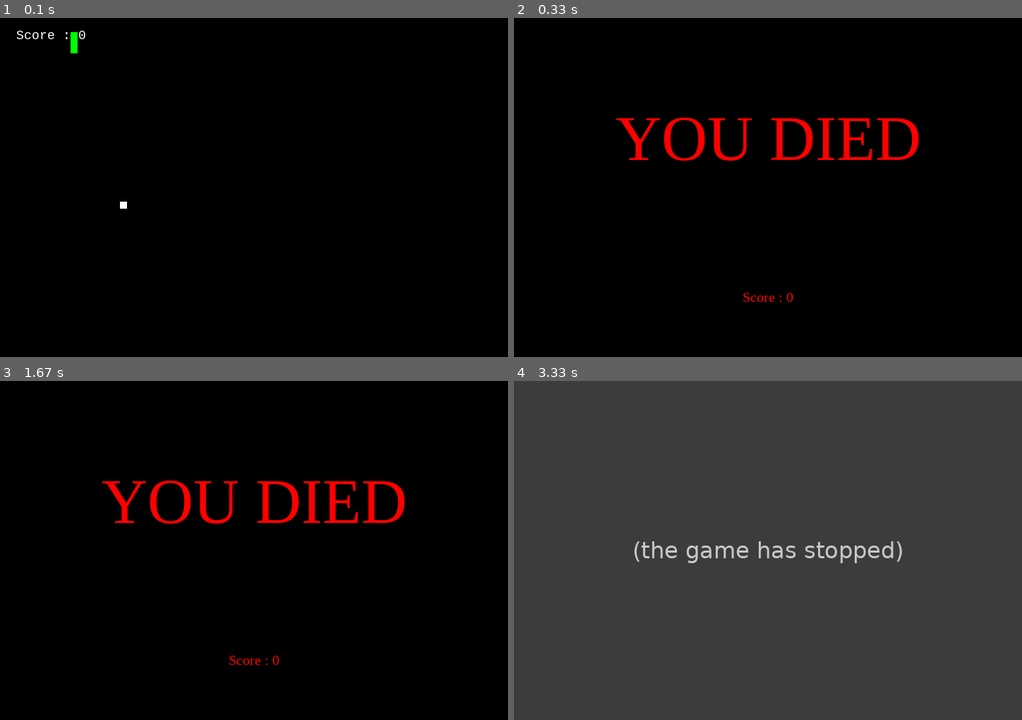
Above: before the commit, frames 1-4 (two rows, left to right).
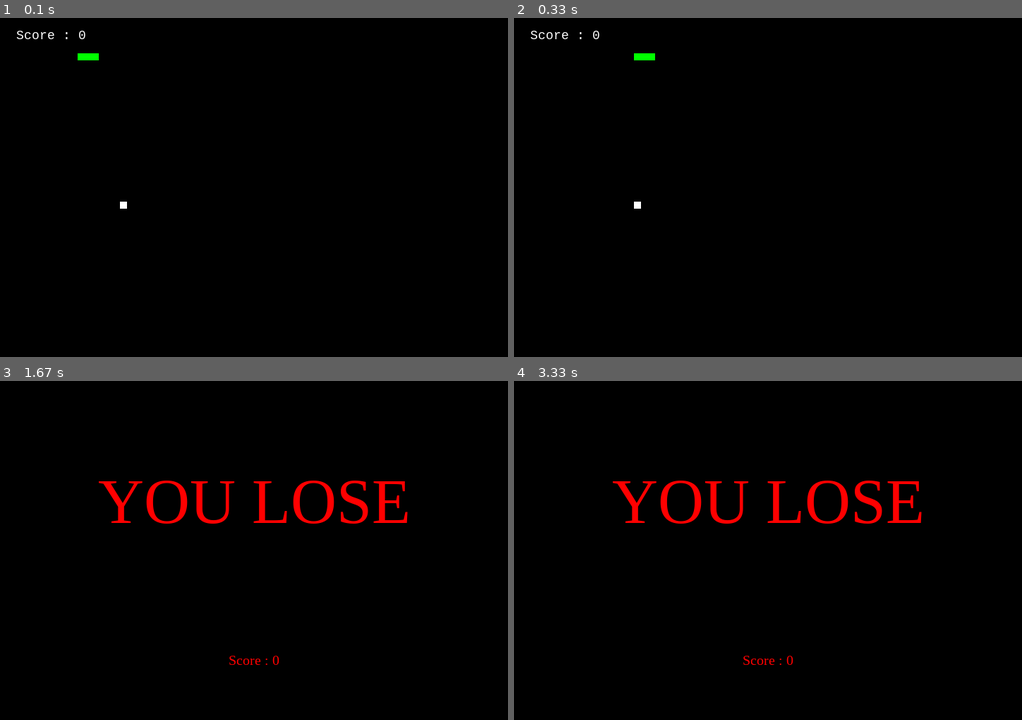
Above: after the commit, the same moments.

Repository: Alsaka-No-One/snake_pygames
Game: pygame game, started from Snake.py
Two runs of this game, one before a commit and one after it. Both use one fixed random seed, a clock stepped at 60 frames per second and the inputs below.
Inputs:
- Up to frame 1 (0.1 s): no input
- Up to frame 2 (0.33 s): no input
- Up to frame 3 (1.67 s): tap Z at 0.33 s
- Up to frame 4 (3.33 s): no input

The runs differ from the first frame. In frame 1, 0.2% of the frame differs, in the area x 13-20%, y 4-13%; in frame 2, 2.5%; in frame 3, 2.9%; in frame 4, 100%, in the area x 0-100%, y 0-100%.
Before the commit the program exited at 3.2 s; later frames show no game.

Commit message:
[Modif] Remove useless lines

Diff:
--- a/Snake.py
+++ b/Snake.py
@@ -1,8 +1,3 @@
-"""
-Snake Eater
-Made with PyGame
-"""
-
 import pygame, sys, time, random
 
 
@@ -18,37 +13,29 @@
 frame_size_x = 720
 frame_size_y = 480
 
-# Checks for errors encountered
 check_errors = pygame.init()
 if check_errors[1] > 0:
-    print(f'[!] Had {check_errors[1]} errors when initialising game, exiting...')
     sys.exit(-1)
 
-# Initialise game window
-pygame.display.set_caption('Snake Eater')
+pygame.display.set_caption('Snake')
 game_window = pygame.display.set_mode((frame_size_x, frame_size_y))
 
 
-# Colors (R, G, B)
 black = pygame.Color(0, 0, 0)
 white = pygame.Color(255, 255, 255)
 red = pygame.Color(255, 0, 0)
 green = pygame.Color(0, 255, 0)
 blue = pygame.Color(0, 0, 255)
 
-
-# FPS (frames per second) controller
 fps_controller = pygame.time.Clock()
 
-
-# Game variables
 snake_pos = [100, 50]
-snake_body = [[100, 50], [100-10, 50], [100-(2*10), 50]]
+snake_body = [[100, 50], [100 - 10, 50], [100 - 20, 50]]
 
 food_pos = [random.randrange(1, (frame_size_x // 10)) * 10, random.randrange(1, (frame_size_y // 10)) * 10]
 food_spawn = True
 
-direction = 'UP'
+direction = 'RIGHT'
 change_to = direction
 
 score = 0
@@ -57,9 +44,9 @@
 # Game Over
 def game_over():
     my_font = pygame.font.SysFont('times new roman', 90)
-    game_over_surface = my_font.render('YOU DIED', True, red)
+    game_over_surface = my_font.render('YOU LOSE', True, red)
     game_over_rect = game_over_surface.get_rect()
-    game_over_rect.midtop = (frame_size_x/2, frame_size_y/4)
+    game_over_rect.midtop = (frame_size_x / 2, frame_size_y / 4)
     game_window.fill(black)
     game_window.blit(game_over_surface, game_over_rect)
     show_score(0, red, 'times', 20)
@@ -75,11 +62,11 @@
     score_surface = score_font.render('Score : ' + str(score), True, color)
     score_rect = score_surface.get_rect()
     if choice == 1:
-        score_rect.midtop = (frame_size_x/10, 15)
+        score_rect.midtop = (frame_size_x / 10, 15)
     else:
-        score_rect.midtop = (frame_size_x/2, frame_size_y/1.25)
+        score_rect.midtop = (frame_size_x / 2, frame_size_y / 1.25)
     game_window.blit(score_surface, score_rect)
-    # pygame.display.flip()
+    pygame.display.flip()
 
 
 # Main logic
@@ -88,22 +75,18 @@
         if event.type == pygame.QUIT:
             pygame.quit()
             sys.exit()
-        # Whenever a key is pressed down
         elif event.type == pygame.KEYDOWN:
-            # W -> Up; S -> Down; A -> Left; D -> Right
-            if event.key == pygame.K_UP or event.key == ord('w'):
+            if event.key == pygame.K_UP or event.key == ord('z'):
                 change_to = 'UP'
             if event.key == pygame.K_DOWN or event.key == ord('s'):
                 change_to = 'DOWN'
-            if event.key == pygame.K_LEFT or event.key == ord('a'):
+            if event.key == pygame.K_LEFT or event.key == ord('q'):
                 change_to = 'LEFT'
             if event.key == pygame.K_RIGHT or event.key == ord('d'):
                 change_to = 'RIGHT'
-            # Esc -> Create event to quit the game
             if event.key == pygame.K_ESCAPE:
                 pygame.event.post(pygame.event.Event(pygame.QUIT))
 
-    # Making sure the snake cannot move in the opposite direction instantaneously
     if change_to == 'UP' and direction != 'DOWN':
         direction = 'UP'
     if change_to == 'DOWN' and direction != 'UP':
@@ -113,7 +96,6 @@
     if change_to == 'RIGHT' and direction != 'LEFT':
         direction = 'RIGHT'
 
-    # Moving the snake
     if direction == 'UP':
         snake_pos[1] -= 10
     if direction == 'DOWN':
@@ -123,7 +105,6 @@
     if direction == 'RIGHT':
         snake_pos[0] += 10
 
-    # Snake body growing mechanism
     snake_body.insert(0, list(snake_pos))
     if snake_pos[0] == food_pos[0] and snake_pos[1] == food_pos[1]:
         score += 1
@@ -131,35 +112,24 @@
     else:
         snake_body.pop()
 
-    # Spawning food on the screen
     if not food_spawn:
         food_pos = [random.randrange(1, (frame_size_x//10)) * 10, random.randrange(1, (frame_size_y//10)) * 10]
     food_spawn = True
 
-    # GFX
     game_window.fill(black)
     for pos in snake_body:
-        # Snake body
-        # .draw.rect(play_surface, color, xy-coordinate)
-        # xy-coordinate -> .Rect(x, y, size_x, size_y)
         pygame.draw.rect(game_window, green, pygame.Rect(pos[0], pos[1], 10, 10))
 
-    # Snake food
     pygame.draw.rect(game_window, white, pygame.Rect(food_pos[0], food_pos[1], 10, 10))
 
-    # Game Over conditions
-    # Getting out of bounds
     if snake_pos[0] < 0 or snake_pos[0] > frame_size_x-10:
         game_over()
     if snake_pos[1] < 0 or snake_pos[1] > frame_size_y-10:
         game_over()
-    # Touching the snake body
     for block in snake_body[1:]:
         if snake_pos[0] == block[0] and snake_pos[1] == block[1]:
             game_over()
 
     show_score(1, white, 'consolas', 20)
-    # Refresh game screen
     pygame.display.update()
-    # Refresh rate
     fps_controller.tick(difficulty)
